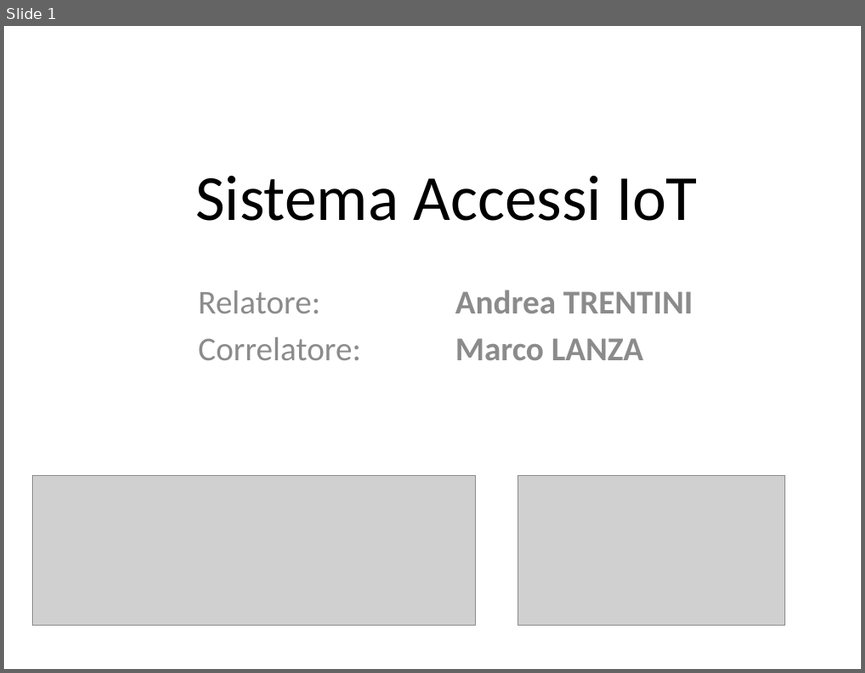
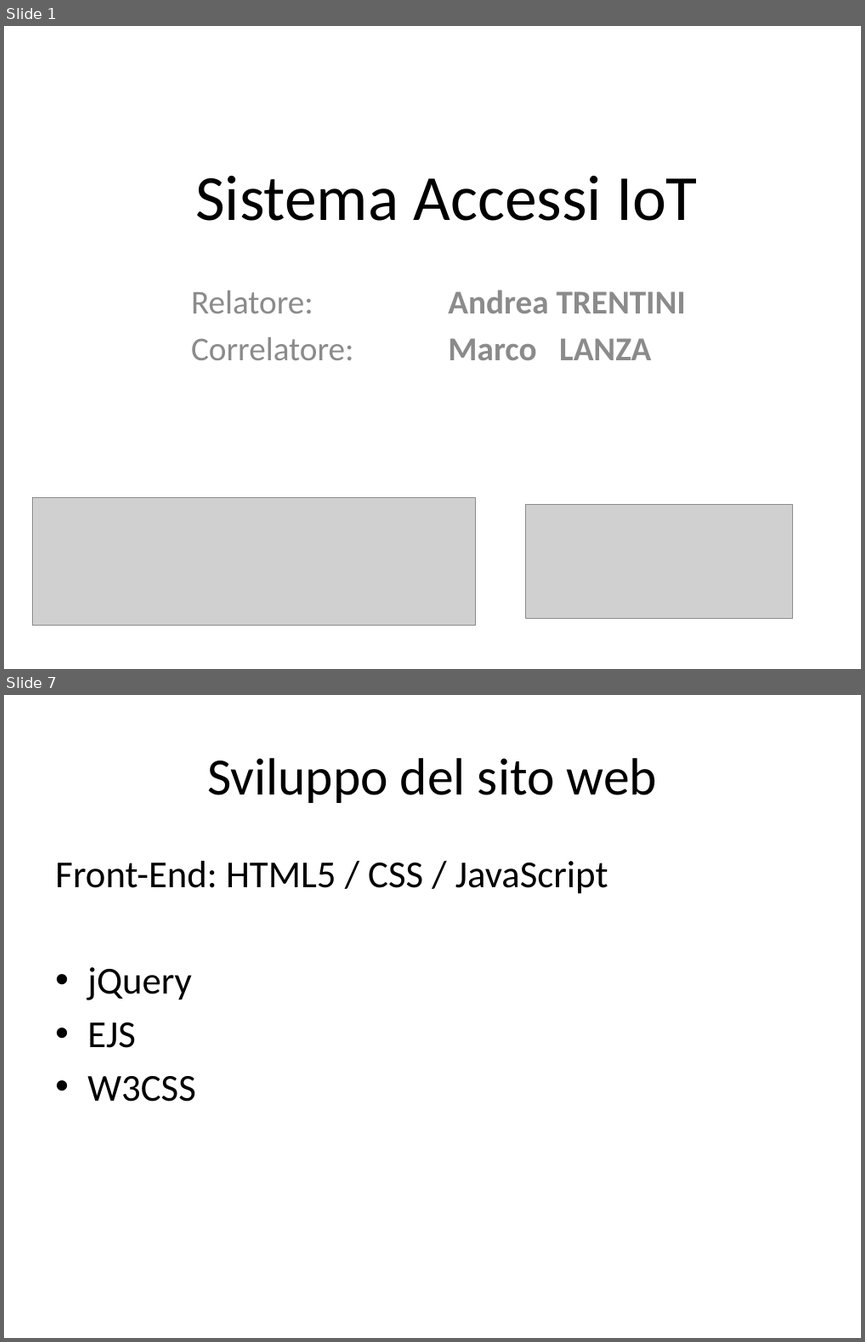
Before and after one commit to Jolsty/SimSim, a slide deck: Tesi_Sistema_Accessi_IoT_Andrei_Ciulpan_872394/presentazione/Sistema Accessi IoT.pptx. Shown one above the other, each under a label of ours: slide 1 before the commit, slides 1 and 7 after it; the slides between them are not shown. The pictures are 865x673 and 865x1342 pixels, drawn with LibreOffice and Linux fonts; fonts in the diff are those of the drawing; grey boxes stand for pictures. Boxes give left, top, right and bottom in pixels: in the first picture for what was removed or moved away, otherwise in the second. Text is boxed around its words. In the diff, an @@ line names an element or a change of style, - is before the commit and + after.

```diff
--- a/Tesi_Sistema_Accessi_IoT_Andrei_Ciulpan_872394/presentazione/Sistema Accessi IoT.pptx
+++ b/Tesi_Sistema_Accessi_IoT_Andrei_Ciulpan_872394/presentazione/Sistema Accessi IoT.pptx
@@ slide 7 added at box(4, 695, 861, 1338), background #FFFFFF @@
@@ title added at box(207, 758, 657, 803), 44 pt, text #000000 @@
+Sviluppo del sito web
@@ text added at box(55, 861, 608, 1101), 32 pt, text #000000 @@
+Front-End: HTML5 / CSS / JavaScript
+• jQuery
+• EJS
+• W3CSS
@@ slide 1 changed as well @@
@@ subtitle "Relatore: Andrea TRENTINI": place and size @@
-subtitle "Relatore: Andrea TRENTINI" at box(198, 290, 692, 360)
+subtitle "Relatore: Andrea TRENTINI" at box(191, 290, 686, 360)
@@ picture: place and size @@
-picture at box(32, 475, 475, 625)
+picture at box(32, 497, 475, 625)
@@ picture: place and size @@
-picture at box(518, 475, 784, 625)
+picture at box(525, 504, 791, 618)
```
Also in this commit, not shown: 9 other slides added, 1 slide removed, 2 other files.
